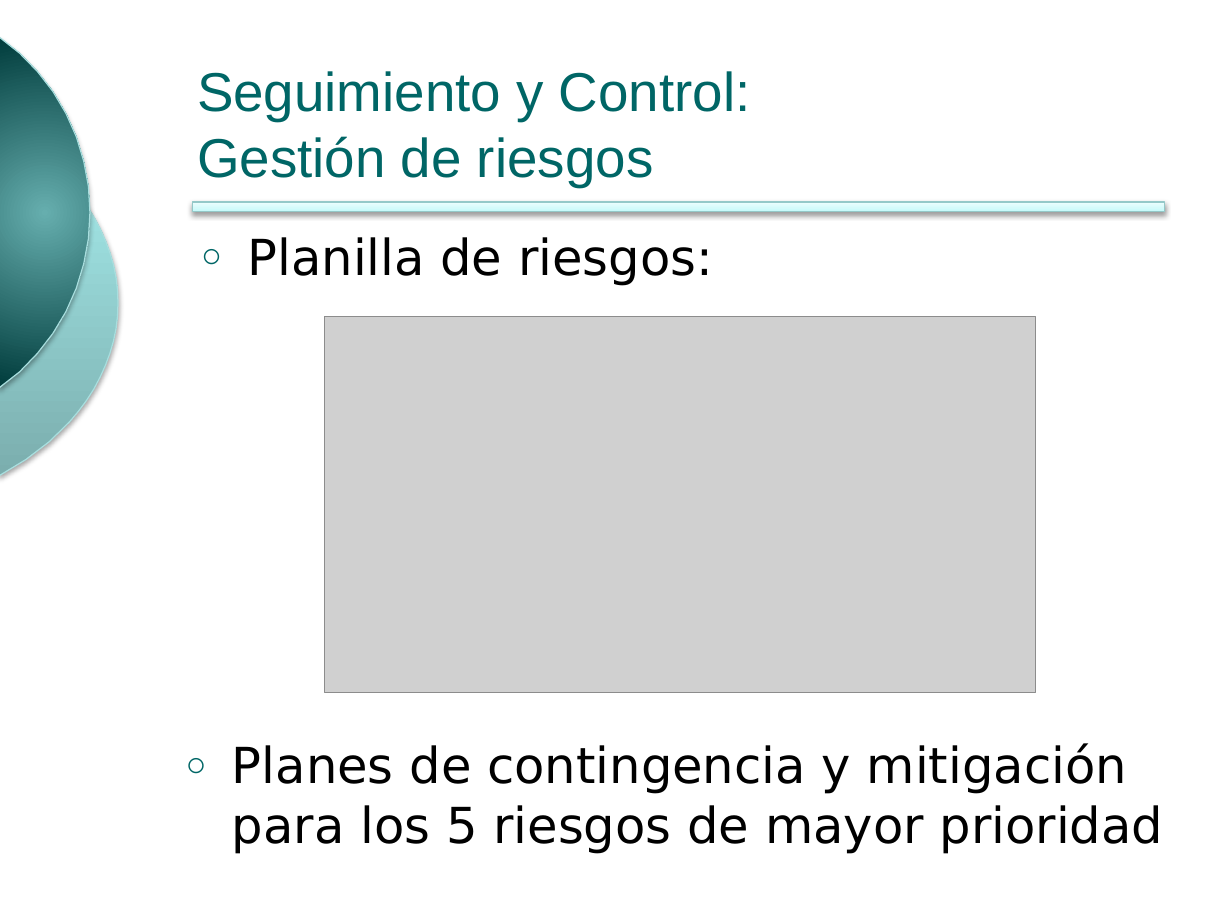
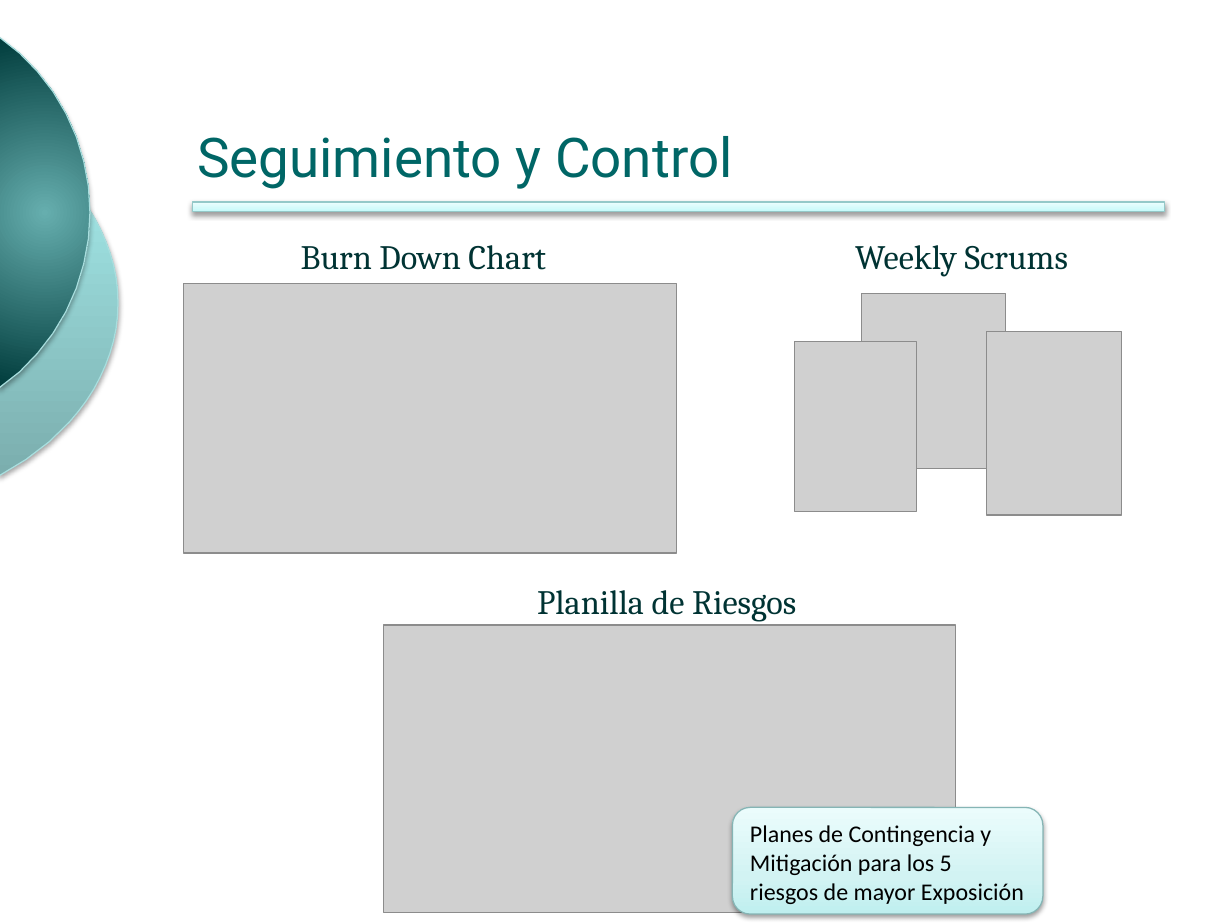
Before and after one commit to ingevy/taller-desarrollo-proyectos-ii-2do-2010, a slide deck: slide 10 of doc/presentaciones/Presentación inicial v2.pptx (slide 13 before the commit). Drawn at 1232x924 pixels with LibreOffice and Linux fonts; fonts in the diff are those of the drawing; grey boxes stand for pictures; background and template pictures are left out. Boxes give left, top, right and bottom in pixels: in the first picture for what was removed or moved away, otherwise in the second. Text is boxed around its words. In the diff, an @@ line names an element or a change of style, - is before the commit and + after.

```diff
--- a/doc/presentaciones/Presentación inicial v2.pptx
+++ b/doc/presentaciones/Presentación inicial v2.pptx
@@ title at (x1=197, y1=136, x2=733, y2=189): text changed; font Arial to Roboto @@
-Seguimiento y Control:
-Gestión de riesgos
+Seguimiento y Control
@@ text added at (x1=301, y1=245, x2=546, y2=270), 20 pt, text #003333 @@
+Burn Down Chart
@@ picture added at (x1=184, y1=283, x2=676, y2=553) @@
@@ group added at (x1=795, y1=245, x2=1121, y2=515): 3 pictures, 1 text @@
+Weekly Scrums
@@ text at (x1=537, y1=590, x2=796, y2=622): text changed; size 29 to 20 pt; font DejaVu Sans to Cambria; text colour #000000 to #003333 @@
-○ Planilla de riesgos:
+Planilla de Riesgos
@@ picture resized from (x1=325, y1=317, x2=1036, y2=692) to (x1=383, y1=625, x2=956, y2=912) @@
@@ rounded rectangle "Planes de Contingencia y Mitigación ..." resized from (x1=232, y1=743, x2=1163, y2=854) to (x1=732, y1=807, x2=1042, y2=914) @@
@@ rounded rectangle "Planes de Contingencia y Mitigación ..." at (x1=732, y1=807, x2=1042, y2=914): fill none to gradient #BFF0F0 to #D2F3F3 to #EDFBFB; outline none to #86B6B6 0.75 pt; shadow on @@
@@ text in rounded rectangle at (x1=750, y1=825, x2=1024, y2=904): text changed; size 29 to 14 pt; font DejaVu Sans to Calibri @@
-○ Planes de contingencia y mitigación para los 5 riesgos de mayor prioridad
+Planes de Contingencia y Mitigación para los 5 riesgos de mayor Exposición
```
Also in this commit, not shown: 12 other slides changed, 5 slides added, 11 slides removed, 1 other file.
